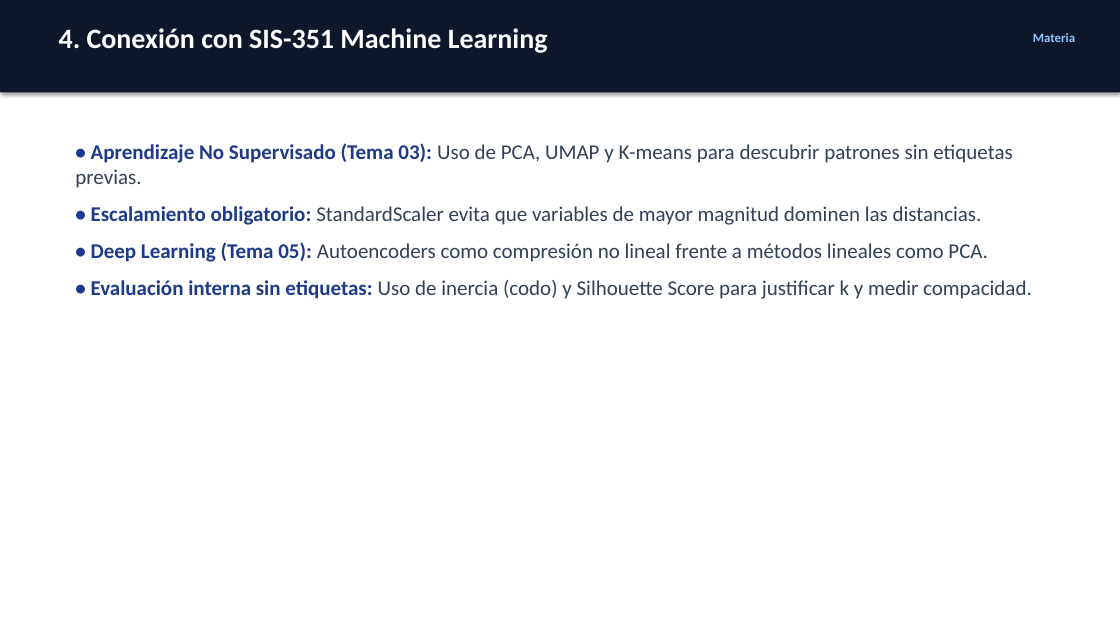
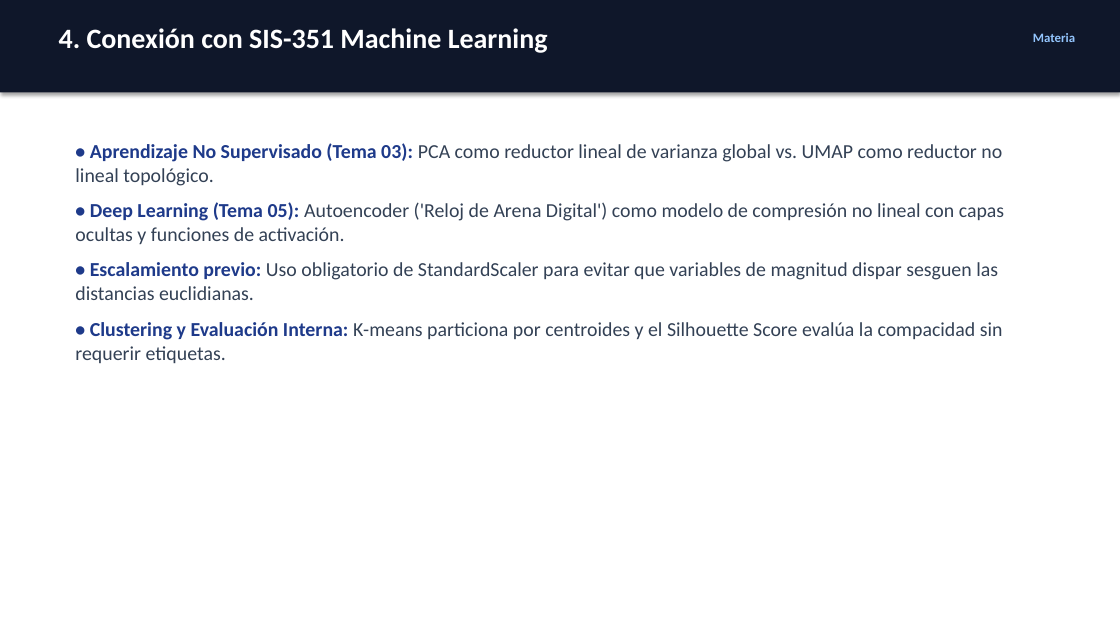
Before and after one commit to SeverichAxl/Autoencoder_UMAP_Clustering, a slide deck: slide 5 of entregables/Presentacion_Grupo3_Autoencoder_UMAP.pptx. Drawn at 1120x630 pixels with LibreOffice and Linux fonts; fonts in the diff are those of the drawing. Boxes give left, top, right and bottom in pixels: in the first picture for what was removed or moved away, otherwise in the second. Text is boxed around its words. In the diff, an @@ line names an element or a change of style, - is before the commit and + after.

Commit message:
feat: completar datos oficiales del paper Parametric UMAP (Sainburg et al., 2021) en informe, diapositivas y preguntas

```diff
--- a/entregables/Presentacion_Grupo3_Autoencoder_UMAP.pptx
+++ b/entregables/Presentacion_Grupo3_Autoencoder_UMAP.pptx
@@ text at <box>75,143,1004,363</box>: text changed; size 18 to 17 pt @@
-• Aprendizaje No Supervisado (Tema 03): Uso de PCA, UMAP y K-means para descubrir patrones sin etiquetas previas.
-• Escalamiento obligatorio: StandardScaler evita que variables de mayor magnitud dominen las distancias.
-• Deep Learning (Tema 05): Autoencoders como compresión no lineal frente a métodos lineales como PCA.
-• Evaluación interna sin etiquetas: Uso de inercia (codo) y Silhouette Score para justificar k y medir compacidad.
+• Aprendizaje No Supervisado (Tema 03): PCA como reductor lineal de varianza global vs. UMAP como reductor no lineal topológico.
+• Deep Learning (Tema 05): Autoencoder ('Reloj de Arena Digital') como modelo de compresión no lineal con capas ocultas y funciones de activación.
+• Escalamiento previo: Uso obligatorio de StandardScaler para evitar que variables de magnitud dispar sesguen las distancias euclidianas.
+• Clustering y Evaluación Interna: K-means particiona por centroides y el Silhouette Score evalúa la compacidad sin requerir etiquetas.
```
Also in this commit, not shown: 9 other slides changed, 1 slide added, 1 slide removed, 8 other files.
